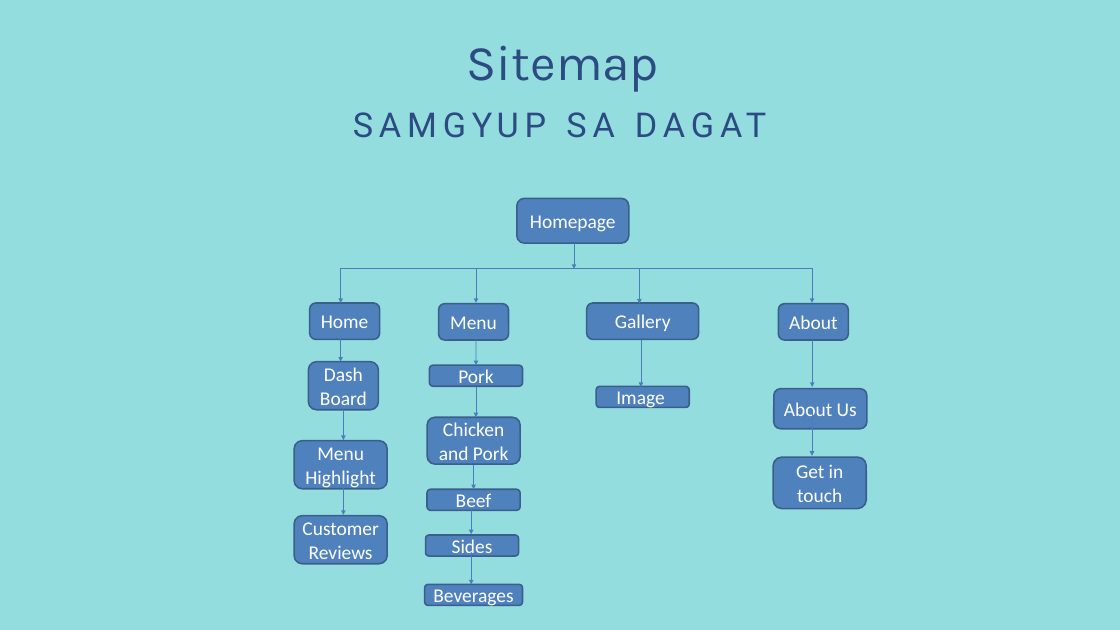
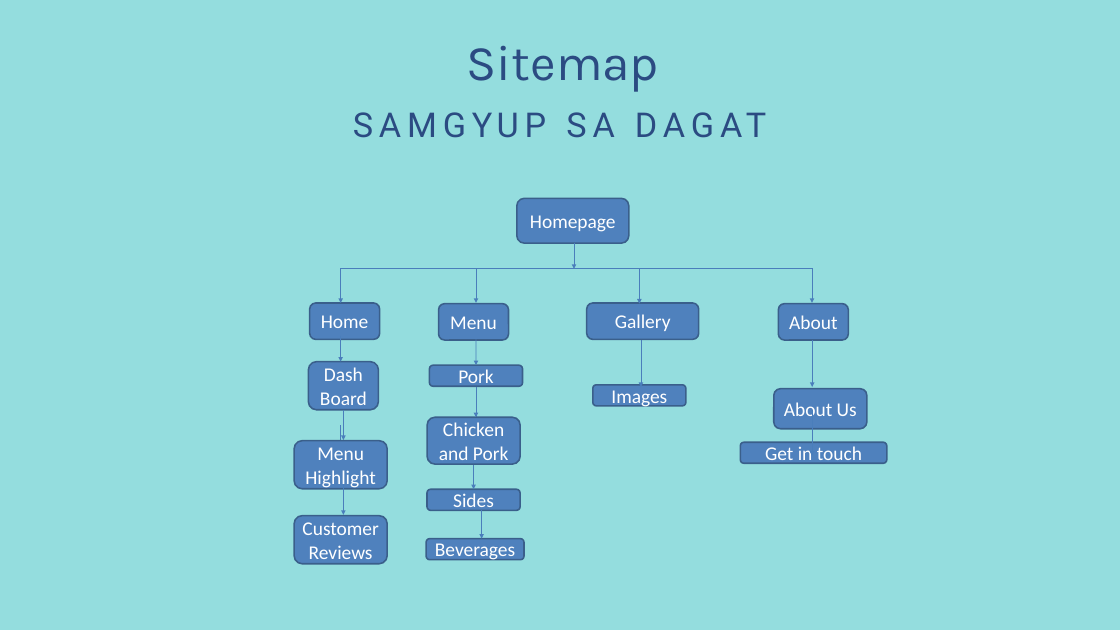
Before and after one commit to Asher0506/Samgyup-Final, a slide deck: slide 6 of Proposal/MP1 Asher.pptx (slide 4 before the commit). Drawn at 1120x630 pixels with LibreOffice and Linux fonts; fonts in the diff are those of the drawing. Boxes give left, top, right and bottom in pixels: in the first picture for what was removed or moved away, otherwise in the second. Text is boxed around its words. In the diff, an @@ line names an element or a change of style, - is before the commit and + after.

Commit message:
modified:   Proposal/MP1 Asher.pptx 	modified:   index.html

```diff
--- a/Proposal/MP1 Asher.pptx
+++ b/Proposal/MP1 Asher.pptx
@@ rounded rectangle added at [593, 385, 686, 406], fill #4F81BD, outline #3A5F8C 2 pt, 25 pt, text #FFFFFF @@
+Images
@@ rounded rectangle removed at [596, 386, 689, 408] @@
-Image
@@ arrow moved from (471, 510) - (471, 534) to (476, 410) - (476, 435) @@
@@ arrow added from (340, 426) to (340, 473), #4B7EBC 0.75 pt @@
@@ rounded rectangle "Get in touch": place and size @@
-rounded rectangle "Get in touch" at [773, 457, 866, 508]
+rounded rectangle "Get in touch" at [740, 442, 887, 464]
@@ rounded rectangle "Sides": place and size @@
-rounded rectangle "Sides" at [426, 535, 519, 556]
+rounded rectangle "Sides" at [427, 489, 520, 511]
@@ rounded rectangle removed at [427, 489, 520, 511] @@
-Beef
@@ rounded rectangle "Beverages": place and size @@
-rounded rectangle "Beverages" at [424, 585, 522, 606]
+rounded rectangle "Beverages" at [426, 539, 524, 560]
@@ arrow moved from (471, 556) - (471, 585) to (482, 510) - (482, 539) @@
```
Also in this commit, not shown: 1 other file.
